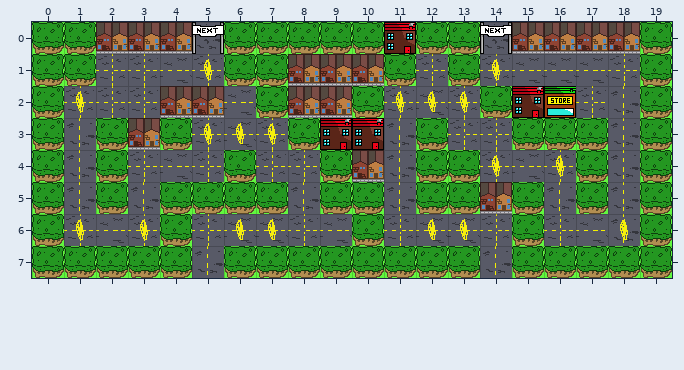
A Tiled map gets an edit: static/maps/test_map_2.tmx. Above: the version before the commit.
Cells are 32x32 px. Shown: x 0..19, y 0..7.
New version:
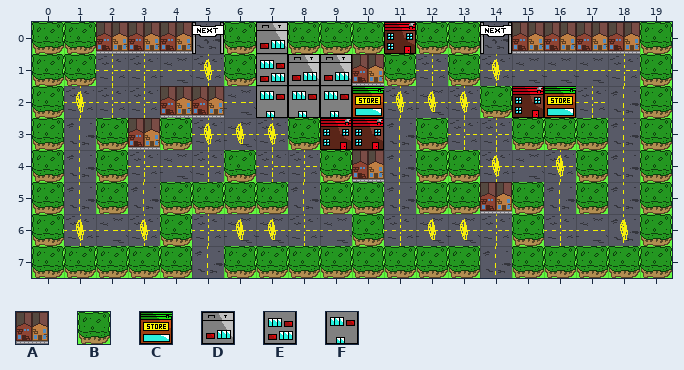
Key: from "draw_tiles": A 4, B 5, C 14, D 16, E 17, F 18.
_ is an empty cell, . an unchanged one.
The exact change:
--- layer "Draw Layer"
@@ x 7..10 @@
-0 B...
-1 BAA.
-2 BAAB
+0 D...
+1 EDD.
+2 FFFC
Where, in picture pixels (left, top, right, bottom), the same in both pictures:
changed: (256, 22, 384, 118)
